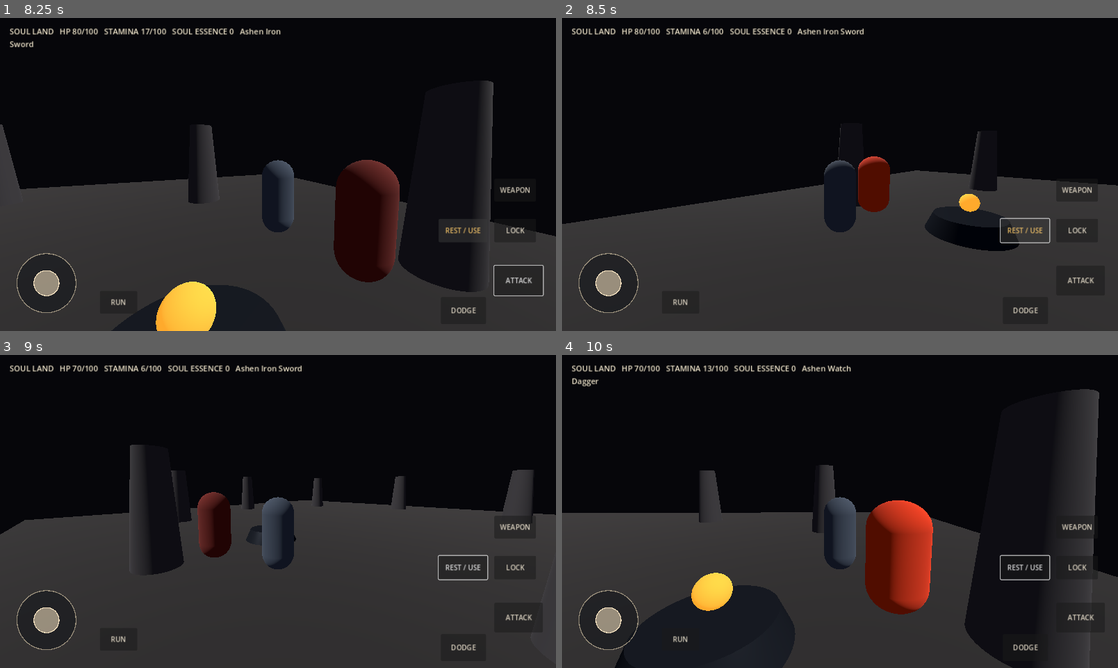
Above: before the commit, frames 1-4 (two rows, left to right).
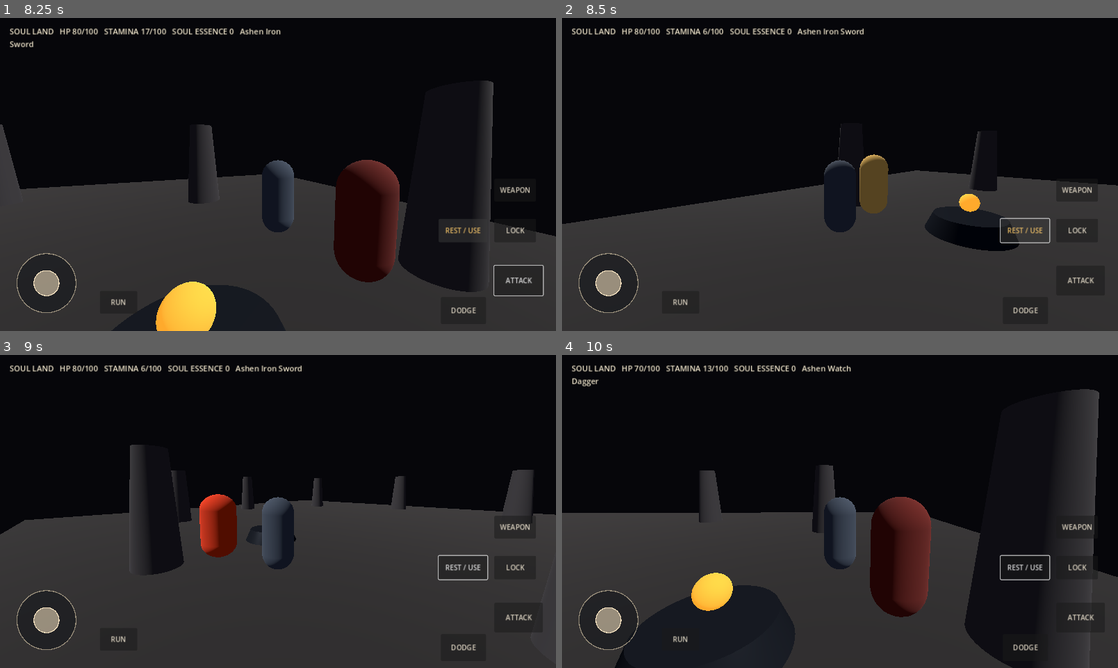
Above: after the commit, the same moments.

Repository: codingscenes2-cyber/SoulLans
Game: Godot game, scene res://scenes/main.tscn
Same seed, same stepped clock (60 frames per second), same inputs: the game is played once before the commit and once after it.
Inputs (mouse positions are in pixels of both pictures, inside the frame that each line leads up to):
- Up to frame 1 (8.25 s): drag from (44, 284) to (333, 105) at 0.52 s; drag from (166, 190) to (250, 237) at 1.27 s; click "ATTACK" at 2 s; click "DODGE" at 2.75 s; click "LOCK" at 3.5 s; click "REST / USE" at 4.25 s; click "WEAPON" at 5 s; click "RUN" at 5.75 s; tap Enter at 6.5 s; move the mouse to (333, 105) at 6.52 s; hold D (move_right) 6.53-7.25 s; tap Space (dodge) at 6.6 s; click (333, 105) at 6.8 s; drag from (250, 237) to (111, 127) at 7.27 s; move the mouse to (444, 221) at 8.02 s; hold A (move_left) from 8.03 s (still down); tap Tab (lock_on) at 8.1 s
- Up to frame 2 (8.5 s): keep holding A (move_left); click (1006, 221) at 8.3 s
- Up to frame 3 (9 s): release A (move_left) at 8.75 s; drag from (111, 464) to (194, 433) at 8.77 s
- Up to frame 4 (10 s): move the mouse to (867, 511) at 9.52 s; hold S (move_back) from 9.53 s (still down); tap Q (switch_weapon) at 9.6 s; click (867, 511) at 9.8 s

Frame 1 is identical in both runs. In frame 2, 0.9% of the frame differs, in the area x 53-59%, y 43-63%; in frame 3, 1.3%; in frame 4, 4.0%, in the area x 54-67%, y 45-84%.

Commit message:
Connect weapon poise damage to enemy stagger

Diff:
--- a/scripts/player_controller.gd
+++ b/scripts/player_controller.gd
@@ -20,6 +20,7 @@
 var equipped_weapon: Resource
 var weapon_index := 0
 var current_attack_damage := 25.0
+var current_attack_poise_damage := 12.0
 var current_attack_range := 2.5
 var attack_active_duration := 0.11
 var health := 100.0
@@ -160,6 +161,7 @@
     stamina -= stamina_cost
     stamina_regen_timer = stamina_regen_delay
     current_attack_damage = float(equipped_weapon.get("base_damage")) if is_instance_valid(equipped_weapon) else attack_damage
+    current_attack_poise_damage = float(equipped_weapon.get("poise_damage")) if is_instance_valid(equipped_weapon) else 12.0
     current_attack_range = float(equipped_weapon.get("attack_range")) if is_instance_valid(equipped_weapon) else 2.5
     attack_active_duration = active
     attack_cooldown = windup + active + recovery
@@ -182,7 +184,7 @@
     for hit in hits:
         var collider: Object = hit.get("collider")
         if is_instance_valid(collider) and collider.has_method("take_damage"):
-            collider.take_damage(current_attack_damage)
+            collider.take_damage(current_attack_damage, current_attack_poise_damage)
 
 func take_damage(amount: float) -> void:
     if invulnerability_timer > 0.0 or health <= 0.0:
